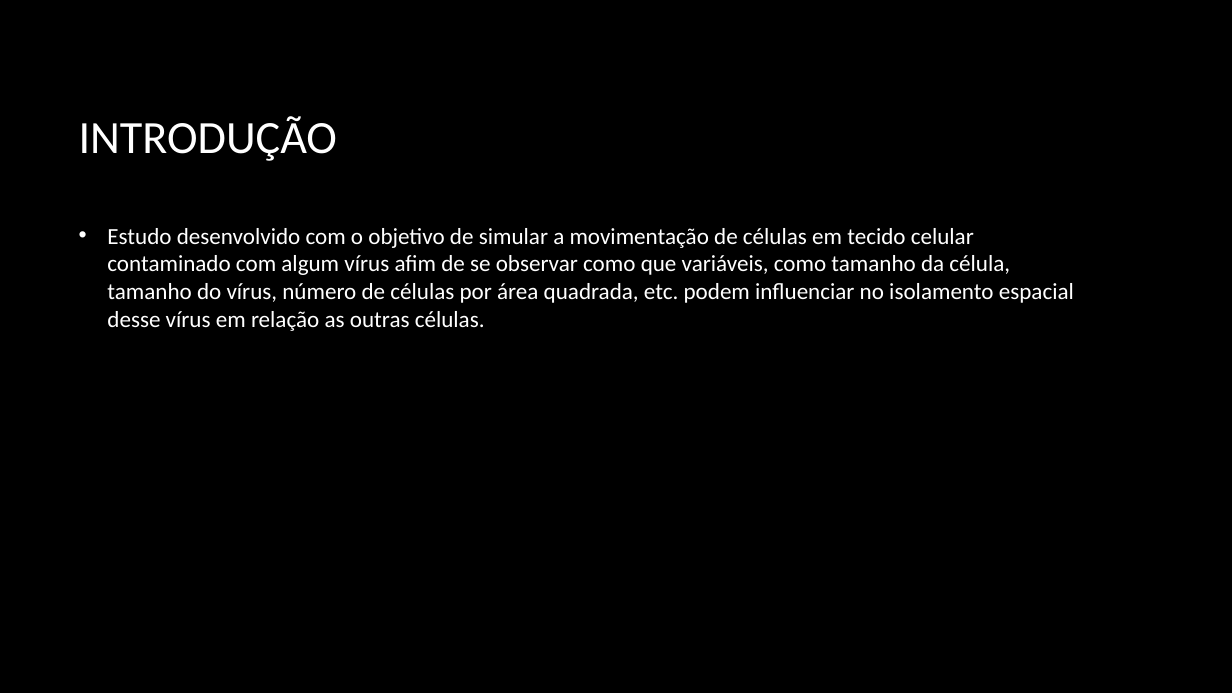
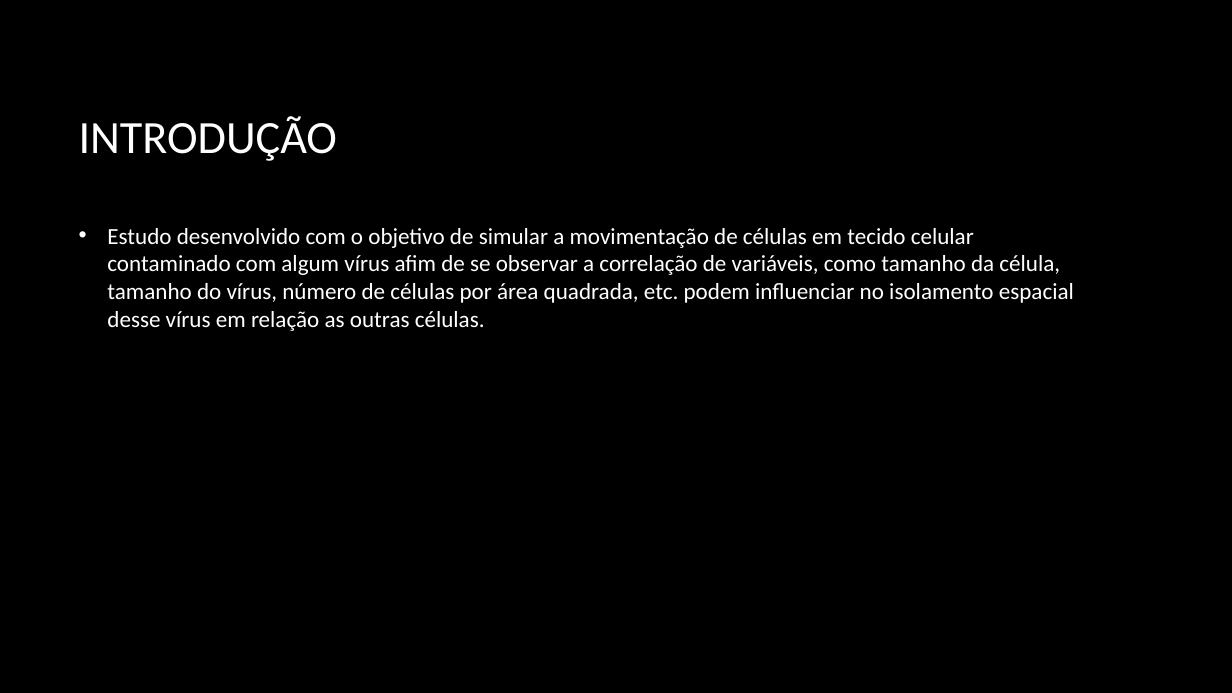
Before and after one commit to MODELAGEM-UNIFESP/PROJETO_FINAL, a slide deck: slide 2 of Apresentacao.pptx. Drawn at 1232x693 pixels with LibreOffice and Linux fonts; fonts in the diff are those of the drawing; background and template pictures are left out. Boxes give left, top, right and bottom in pixels: in the first picture for what was removed or moved away, otherwise in the second. Text is boxed around its words. In the diff, an @@ line names an element or a change of style, - is before the commit and + after.

Commit message:
sdC

```diff
--- a/Apresentacao.pptx
+++ b/Apresentacao.pptx
@@ text at [107, 228, 1074, 331]: text changed @@
-• Estudo desenvolvido com o objetivo de simular a movimentação de células em tecido celular contaminado com algum vírus afim de se observar como que variáveis, como tamanho da célula, tamanho do vírus, número de células por área quadrada, etc. podem influenciar no isolamento espacial desse vírus em relação as outras células.
+• Estudo desenvolvido com o objetivo de simular a movimentação de células em tecido celular contaminado com algum vírus afim de se observar a correlação de variáveis, como tamanho da célula, tamanho do vírus, número de células por área quadrada, etc. podem influenciar no isolamento espacial desse vírus em relação as outras células.
```
Also in this commit, not shown: 1 other slide changed.
